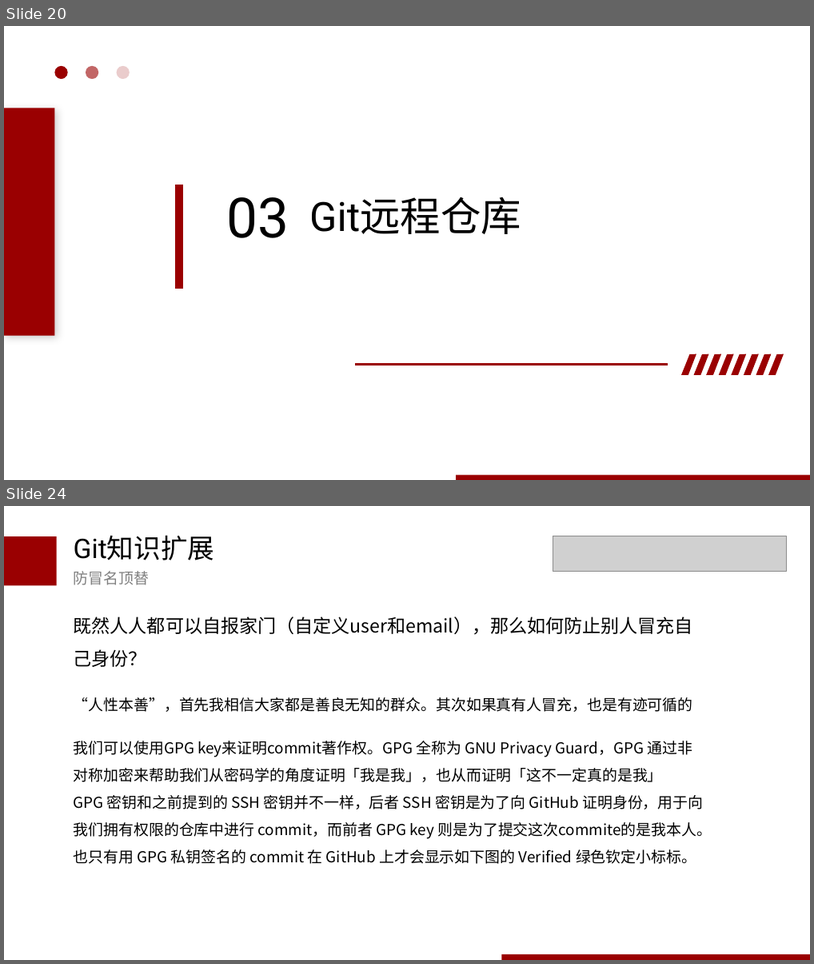
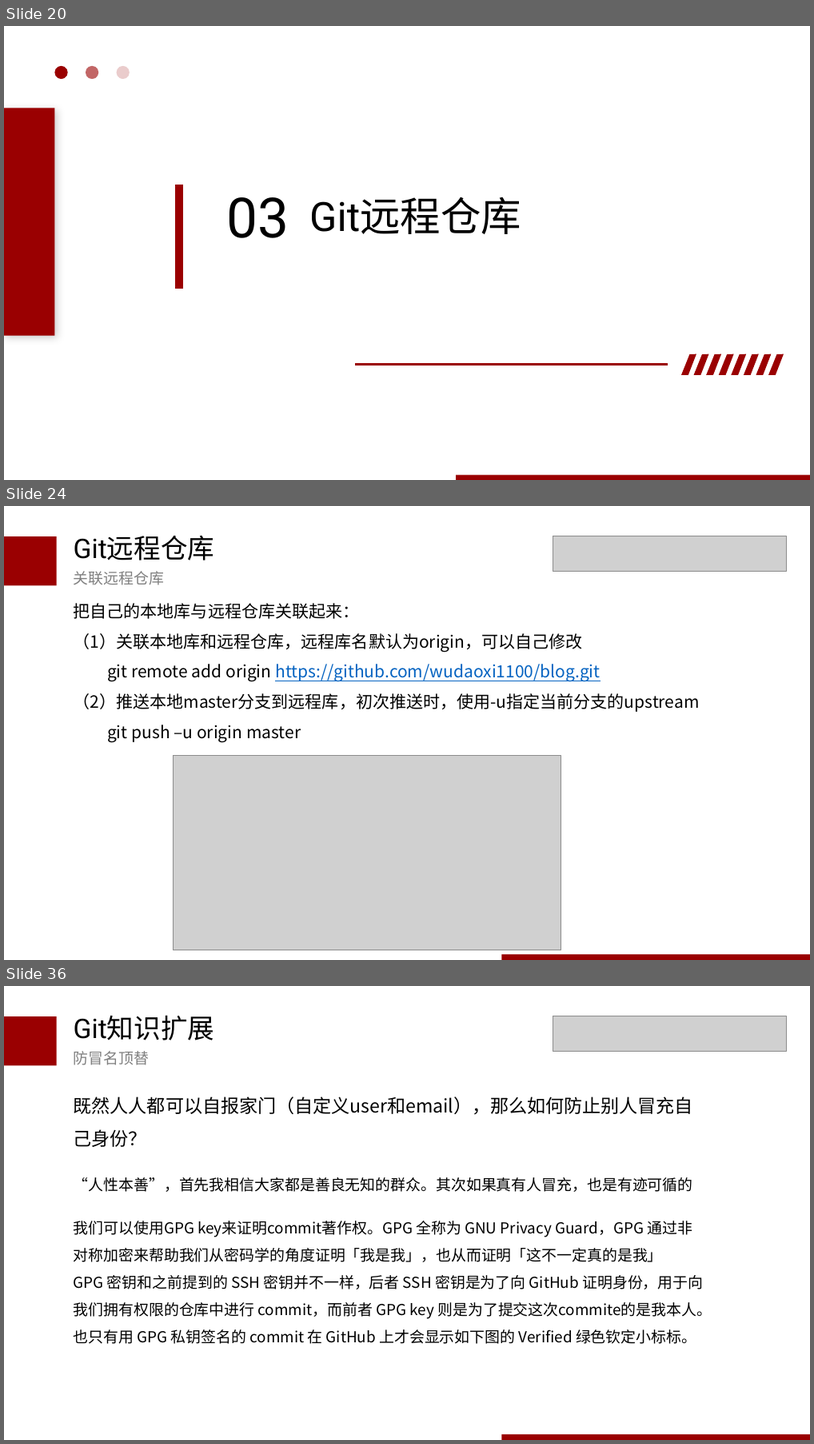
Before and after one commit to wudaoxi1100/blog, a slide deck: ppt/git介绍0325.pptx. Shown one above the other, each under a label of ours: slides 20 and 24 before the commit, slides 20, 24 and 36 after it; the slides between them are not shown. The pictures are 814x964 and 814x1444 pixels, drawn with LibreOffice and Linux fonts; fonts in the diff are those of the drawing; grey boxes stand for pictures. Boxes give left, top, right and bottom in pixels: in the first picture for what was removed or moved away, otherwise in the second. Text is boxed around its words. In the diff, an @@ line names an element or a change of style, - is before the commit and + after.

Commit message:
master1

```diff
--- a/ppt/git介绍0325.pptx
+++ b/ppt/git介绍0325.pptx
@@ slide 24 added at bbox=[4, 506, 810, 960], background #FFFFFF @@
@@ rectangle added at bbox=[4, 537, 57, 586], fill #9A0001 @@
@@ text added at bbox=[74, 536, 215, 560], 32 pt, text #000000 @@
+Git远程仓库
@@ picture added at bbox=[554, 536, 787, 572] @@
@@ text added at bbox=[74, 571, 164, 585], 18 pt, text #808080 @@
+关联远程仓库
@@ text added at bbox=[74, 603, 700, 742], 20 pt, text #000000 @@
+把自己的本地库与远程仓库关联起来：
+（1）关联本地库和远程仓库，远程库名默认为origin，可以自己修改
+git remote add origin https://github.com/wudaoxi1100/blog.git
+（2）推送本地master分支到远程库，初次推送时，使用-u指定当前分支的upstream
+git push –u origin master
@@ picture added at bbox=[174, 756, 561, 950] @@
@@ rectangle added at bbox=[502, 954, 810, 960], fill #9A0001 @@
@@ what was slide 24 is now slide 36 @@
```
Also in this commit, not shown: 4 slides changed, 11 other slides added.
